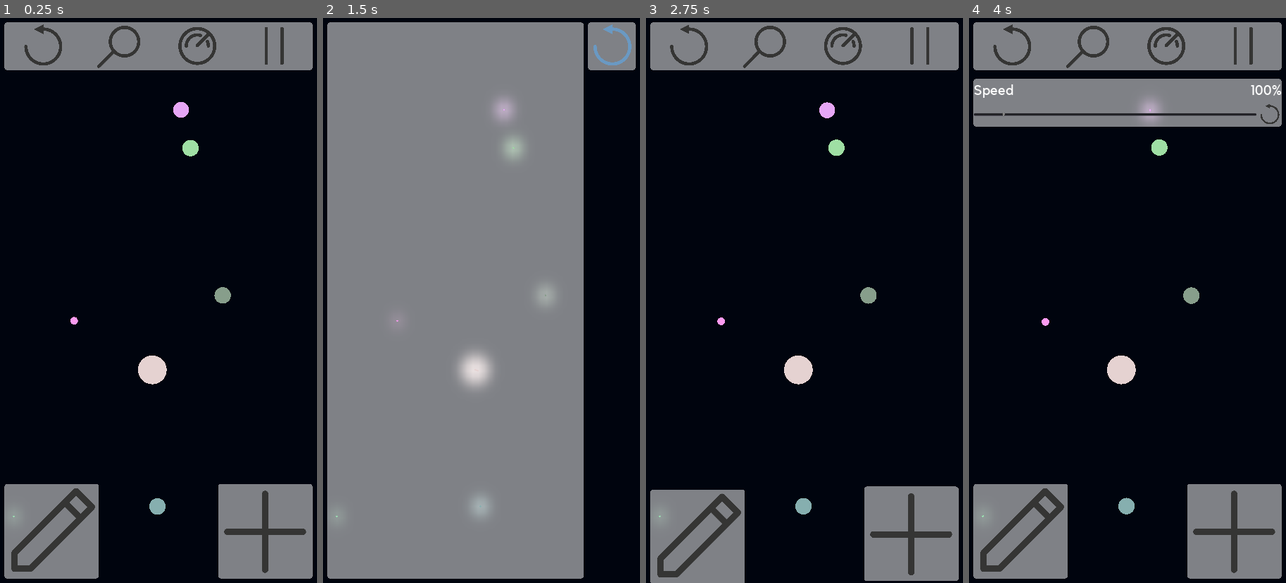
Above: before the commit, frames 1-4 (left to right).
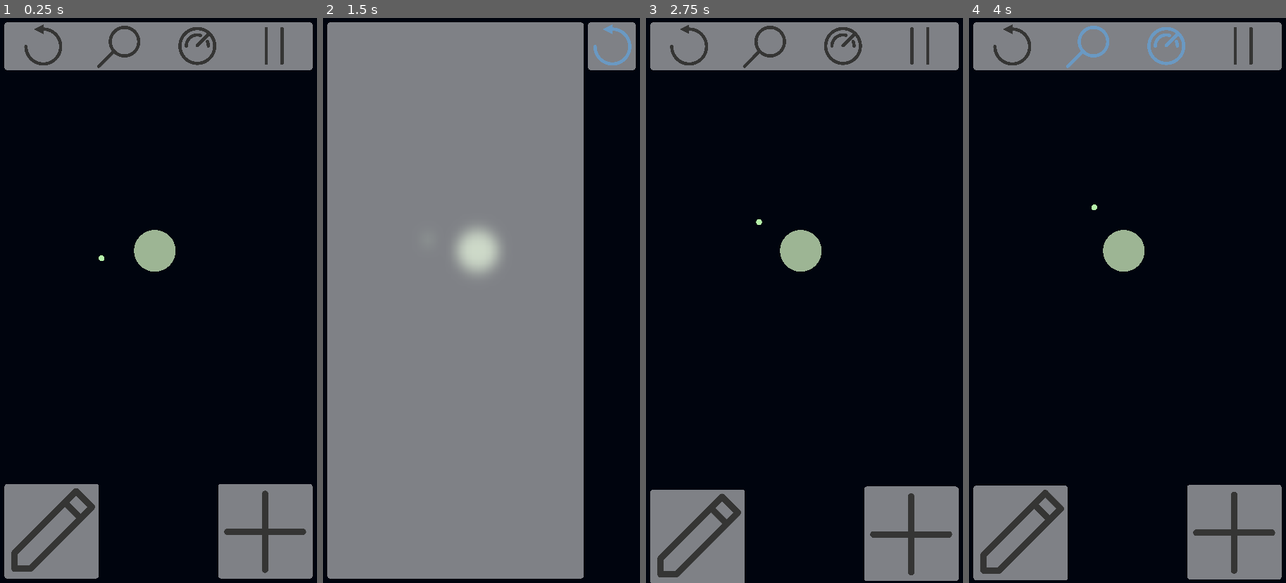
Above: after the commit, the same moments.

Repository: BitTim/Gravisim
Game: Godot game, scene res://Scenes/Main.tscn
Same seed, same stepped clock (60 frames per second), same inputs: the game is played once before the commit and once after it.
Inputs (mouse positions are in pixels of both pictures, inside the frame that each line leads up to):
- Up to frame 1 (0.25 s): no input
- Up to frame 2 (1.5 s): click (364, 46) at 0.5 s
- Up to frame 3 (2.75 s): tap Enter at 2 s
- Up to frame 4 (4 s): click (1089, 46) at 2.75 s; click (1165, 46) at 3.5 s

The runs differ from the first frame. In frame 1, 1.6% of the frame differs, in the area x 4-73%, y 14-89%; in frame 2, 2.3%; in frame 3, 1.6%; in frame 4, 11%, in the area x 1-99%, y 1-100%.

Commit message:
Added Speed Adjustment?

Diff:
--- a/REsources/BlurMaterial.tres
+++ b/REsources/BlurMaterial.tres
@@ -10,7 +10,6 @@
 	vec4 b = textureLod(SCREEN_TEXTURE, SCREEN_UV, blur_amount);
 	COLOR = (bgColor * 0.5f) + (b * 0.5f);
 }"
-custom_defines = ""
 
 [resource]
 shader = SubResource( 1 )
--- a/Scenes/GUI.tscn
+++ b/Scenes/GUI.tscn
@@ -287,6 +287,62 @@
 "values": [ true, false ]
 }
 
+[sub_resource type="Animation" id=3]
+resource_name = "sliderDiagClose"
+length = 0.5
+tracks/0/type = "value"
+tracks/0/path = NodePath("SliderDiag:rect_position")
+tracks/0/interp = 1
+tracks/0/loop_wrap = true
+tracks/0/imported = false
+tracks/0/enabled = true
+tracks/0/keys = {
+"times": PoolRealArray( 0, 0.5 ),
+"transitions": PoolRealArray( 0.2, 1 ),
+"update": 0,
+"values": [ Vector2( 0, 0 ), Vector2( 0, -368 ) ]
+}
+tracks/1/type = "value"
+tracks/1/path = NodePath("SliderDiag:modulate")
+tracks/1/interp = 1
+tracks/1/loop_wrap = true
+tracks/1/imported = false
+tracks/1/enabled = true
+tracks/1/keys = {
+"times": PoolRealArray( 0, 0.5 ),
+"transitions": PoolRealArray( 0.2, 1 ),
+"update": 0,
+"values": [ Color( 1, 1, 1, 1 ), Color( 1, 1, 1, 0 ) ]
+}
+
+[sub_resource type="Animation" id=4]
+resource_name = "sliderDiagOpen"
+length = 0.5
+tracks/0/type = "value"
+tracks/0/path = NodePath("SliderDiag:rect_position")
+tracks/0/interp = 1
+tracks/0/loop_wrap = true
+tracks/0/imported = false
+tracks/0/enabled = true
+tracks/0/keys = {
+"times": PoolRealArray( 0, 0.5 ),
+"transitions": PoolRealArray( 0.2, 1 ),
+"update": 0,
+"values": [ Vector2( 0, -368 ), Vector2( 0, 0 ) ]
+}
+tracks/1/type = "value"
+tracks/1/path = NodePath("SliderDiag:modulate")
+tracks/1/interp = 1
+tracks/1/loop_wrap = true
+tracks/1/imported = false
+tracks/1/enabled = true
+tracks/1/keys = {
+"times": PoolRealArray( 0, 0.5 ),
+"transitions": PoolRealArray( 0.2, 1 ),
+"update": 0,
+"values": [ Color( 1, 1, 1, 0 ), Color( 1, 1, 1, 1 ) ]
+}
+
 [node name="GUI" type="Control"]
 anchor_right = 1.0
 anchor_bottom = 1.0
@@ -365,7 +421,7 @@
 margin_left = 16.0
 margin_top = -336.0
 margin_right = 336.0
-margin_bottom = -16.0
+margin_bottom = -15.9993
 rect_min_size = Vector2( 0, 320 )
 __meta__ = {
 "_edit_use_anchors_": false
@@ -388,7 +444,7 @@
 margin_left = -336.0
 margin_top = -336.0
 margin_right = -16.0
-margin_bottom = -16.0
+margin_bottom = -15.9995
 rect_min_size = Vector2( 0, 320 )
 __meta__ = {
 "_edit_use_anchors_": false
@@ -417,19 +473,14 @@
 "_edit_use_anchors_": false
 }
 
+[node name="SliderDiag" parent="." instance=ExtResource( 16 )]
+modulate = Color( 1, 1, 1, 0 )
+margin_top = -368.0
+margin_bottom = -368.0
+title = "Speed"
+
 [node name="AnimationPlayer" type="AnimationPlayer" parent="."]
 anims/menuClose = SubResource( 1 )
 anims/menuOpen = SubResource( 2 )
-
-[node name="Dialogs" type="Control" parent="."]
-anchor_right = 1.0
-anchor_bottom = 1.0
-mouse_filter = 2
-
-[node name="SpeedSlider" parent="Dialogs" instance=ExtResource( 16 )]
-visible = false
-title = "Speed"
-
-[node name="ZoomSlider" parent="Dialogs" instance=ExtResource( 16 )]
-visible = false
-title = "Zoom"
+anims/sliderDiagClose = SubResource( 3 )
+anims/sliderDiagOpen = SubResource( 4 )
--- a/Scenes/Main.tscn
+++ b/Scenes/Main.tscn
@@ -1,6 +1,7 @@
-[gd_scene load_steps=3 format=2]
+[gd_scene load_steps=4 format=2]
 
 [ext_resource path="res://Scripts/Main.gd" type="Script" id=1]
+[ext_resource path="res://Scenes/Object.tscn" type="PackedScene" id=2]
 [ext_resource path="res://Scenes/GUI.tscn" type="PackedScene" id=3]
 
 [node name="Main" type="Control"]
@@ -15,6 +16,7 @@
 [node name="ColorRect" type="ColorRect" parent="."]
 anchor_right = 1.0
 anchor_bottom = 1.0
+margin_bottom = 0.00012207
 color = Color( 0.00392157, 0.0196078, 0.0588235, 1 )
 __meta__ = {
 "_edit_use_anchors_": false
@@ -22,10 +24,20 @@
 
 [node name="Objects" type="Node2D" parent="."]
 
+[node name="Object" parent="Objects" instance=ExtResource( 2 )]
+position = Vector2( 527.416, 791.124 )
+mass = 50000
+
+[node name="Object2" parent="Objects" instance=ExtResource( 2 )]
+position = Vector2( 345.903, 828.797 )
+mass = 1000
+dir = Vector2( 0, -1 )
+speed = 50
+
 [node name="CanvasLayer" type="CanvasLayer" parent="."]
 
 [node name="GUI" parent="CanvasLayer" instance=ExtResource( 3 )]
 
 [node name="Camera2D" type="Camera2D" parent="."]
-anchor_mode = 0
+offset = Vector2( 540, 960 )
 current = true
--- a/Scenes/Object.tscn
+++ b/Scenes/Object.tscn
@@ -9,13 +9,3 @@
 
 [node name="CollisionShape2D" type="CollisionShape2D" parent="."]
 shape = SubResource( 1 )
-
-[node name="CanvasLayer" type="CanvasLayer" parent="."]
-
-[node name="Line2D" type="Line2D" parent="CanvasLayer"]
-width = 2.0
-default_color = Color( 1, 0.4, 0.4, 1 )
-joint_mode = 2
-begin_cap_mode = 2
-end_cap_mode = 2
-antialiased = true
--- a/Scenes/SliderMenu.tscn
+++ b/Scenes/SliderMenu.tscn
@@ -68,9 +68,9 @@
 margin_bottom = 80.0
 size_flags_horizontal = 7
 size_flags_vertical = 3
-min_value = 0.1
-max_value = 1000.0
-step = 0.1
+min_value = 1.0
+max_value = 200.0
+step = 1.0
 value = 100.0
 scrollable = false
 
--- a/Scripts/GUI.gd
+++ b/Scripts/GUI.gd
@@ -1,42 +1,66 @@
 extends Control
+
+signal zoomChanged(zoomAmount)
+signal speedChanged(speedMod)
 
 onready var res = get_viewport().size
 var dialogOpened = false
+
+var zoomAmount = 100
+var speedMod = 100
 
 func _ready():
 	$TopBar/Container/Menu.connect("toggled", self, "onMenuToggled")
 	$TopBar/Container/Zoom.connect("toggled", self, "onZoomToggled")
 	$TopBar/Container/Speed.connect("toggled", self, "onSpeedToggled")
 
+	$SliderDiag.connect("value_changed", self, "onSliderChanged")
+
 func onMenuToggled(state):
 	if state:
-		if dialogOpened: hideDiags()
+		closeSliderDiag()
 		$AnimationPlayer.play("menuOpen")
 	else:
 		$AnimationPlayer.play("menuClose")
-
 	yield($AnimationPlayer, "animation_finished")
 
 func onZoomToggled(state):
-	if dialogOpened: hideDiags()
-
-	if state: $Dialogs/ZoomSlider.show()
-	else: $Dialogs/ZoomSlider.hide()
-
-	dialogOpened = state
+	if state:
+		$SliderDiag.title = "Zoom"
+		$SliderDiag.value = zoomAmount
+		openSliderDiag()
+	else: closeSliderDiag()
 
 func onSpeedToggled(state):
-	if dialogOpened: hideDiags()
+	if state:
+		$SliderDiag.title = "Speed"
+		$SliderDiag.value = speedMod
+		openSliderDiag()
+	else: closeSliderDiag()
 
-	if state: $Dialogs/SpeedSlider.show()
-	else: $Dialogs/SpeedSlider.hide()
+func onSliderChanged(val):
+	match $SliderDiag.title:
+		"Zoom":
+			zoomAmount = val
+			emit_signal("zoomChanged", val / 100.0)
+		"Speed":
+			speedMod = val
+			emit_signal("speedChanged", val / 100.0)
 
-	dialogOpened = state
+func openSliderDiag():
+	if dialogOpened:
+		$AnimationPlayer.play("sliderDiagClose")
+		yield($AnimationPlayer, "animation_finished")
 
-func hideDiags():
-	for d in $Dialogs.get_children():
-		d.hide()
+	$SliderDiag.init()
 
-	for b in $TopBar/Container.get_children():
-		if b == $TopBar/Container/Menu: continue
-		if b.pressed: b.pressed = false
+	$AnimationPlayer.play("sliderDiagOpen")
+	yield($AnimationPlayer, "animation_finished")
+
+	dialogOpened = true
+
+func closeSliderDiag():
+	$AnimationPlayer.play("sliderDiagClose")
+	yield($AnimationPlayer, "animation_finished")
+
+	dialogOpened = false
--- a/Scripts/Main.gd
+++ b/Scripts/Main.gd
@@ -12,23 +12,37 @@
 var rng = RandomNumberGenerator.new()
 var objScene = preload("res://Scenes/Object.tscn")
 
+var zoomAmount = 1
+var speedMod = 1
+
 onready var res = Vector2(1080, 1920)
 
 func _ready():
 	rng.randomize()
 
-	for _i in range(0, numObjects):
-		var obj = objScene.instance()
-		obj.mass = rng.randi_range(1, 9999)
+	#for _i in range(0, numObjects):
+	#	var obj = objScene.instance()
+	#	obj.mass = rng.randi_range(1, 9999)
 
 	#	obj.dir = Vector2(rng.randf_range(-1, 1), rng.randf_range(-1, 1))
 	#	obj.speed = rng.randi_range(0, 100)
 
-		obj.position = Vector2(rng.randf_range(0.0, res.x), rng.randf_range(0.0, res.y))
-		$Objects.add_child(obj)
+	#	obj.position = Vector2(rng.randf_range(0.0, res.x), rng.randf_range(0.0, res.y))
+	#	$Objects.add_child(obj)
+
+	$CanvasLayer/GUI.connect("zoomChanged", self, "onZoomChanged")
+	$CanvasLayer/GUI.connect("speedChanged", self, "onSpeedChanged")
+
+func onZoomChanged(zoomAmount):
+	$Camera2D.zoom = Vector2(1, 1) / zoomAmount
+	$ColorRect.rect_scale = res / zoomAmount
+
+func onSpeedChanged(speedMod):
+	self.speedMod = speedMod
+
+	objs = $Objects.get_children()
+	for o in objs: o.vel *= speedMod
 
 func _physics_process(delta):
 	objs = $Objects.get_children()
-
-	for o in objs:
-		o.applyGravity(objs, delta)
+	for o in objs: o.applyGravity(objs, speedMod, delta)
--- a/Scripts/Object.gd
+++ b/Scripts/Object.gd
@@ -31,7 +31,7 @@
 	vel = dir * speed
 
 	col = Color(rng.randf_range(0.5, 1), rng.randf_range(0.5, 1), rng.randf_range(0.5, 1), 1)
-	$CanvasLayer/Line2D.default_color= col
+#	$Line2D.default_color= col
 
 	updateValues(mass)
 
@@ -52,14 +52,15 @@
 	update()
 
 func updateLine():
-	if $CanvasLayer/Line2D.get_point_count() > LPT:
-		$CanvasLayer/Line2D.remove_point(0);
-
-	if $CanvasLayer/Line2D.get_point_count() > 0:
-		if $CanvasLayer/Line2D.get_point_position($CanvasLayer/Line2D.get_point_count() - 1) != global_position:
-			$CanvasLayer/Line2D.add_point(global_position)
-	else:
-		$CanvasLayer/Line2D.add_point(global_position)
+#	if $Line2D.get_point_count() > LPT:
+#		$Line2D.remove_point(0);
+#
+#	if $Line2D.get_point_count() > 0:
+#		if $Line2D.get_point_position($Line2D.get_point_count() - 1) != global_position:
+#			$Line2D.add_point(global_position)
+#	else:
+#		$Line2D.add_point(global_position)
+	pass
 
 # ================================
 # Movement
@@ -104,7 +105,7 @@
 # Gravity
 # ================================
 
-func applyGravity(objects, delta):
+func applyGravity(objects, speedMod, delta):
 	if immovable:
 		return
 
@@ -115,7 +116,8 @@
 			continue
 
 		var r = pow(position.distance_to(o.position), 2)
-		var F = G * (mass * o.mass) / r
+		var F = G * mass * o.mass * pow(speedMod, 2) / r
+		print(F)
 		F *= position.direction_to(o.position)
 
 		force += F
--- a/Scripts/SliderMenu.gd
+++ b/Scripts/SliderMenu.gd
@@ -1,10 +1,18 @@
 extends Control
 
 export (String) var title
+export (float) var value
+
+signal value_changed(value)
 
 func _ready():
+	init()
+	$Panel/Content/Interactive/HSlider.connect("value_changed", self, "_onSliderChange")
+
+func init():
 	$Panel/Content/Labels/Title.text = title
-	$Panel/Content/Interactive/HSlider.connect("changed", self, "_onSliderChange")
+	$Panel/Content/Interactive/HSlider.value = value
 
-func _onSliderChange():
-	$Panel/Content/Labels/Value.text = str($Panel/Content/Interactive/HSlider.value) + "%"
+func _onSliderChange(val):
+	$Panel/Content/Labels/Value.text = str(val) + "%"
+	emit_signal("value_changed", val)
Not shown: 1 places in Scenes/GUI.tscn that only renumber resources
